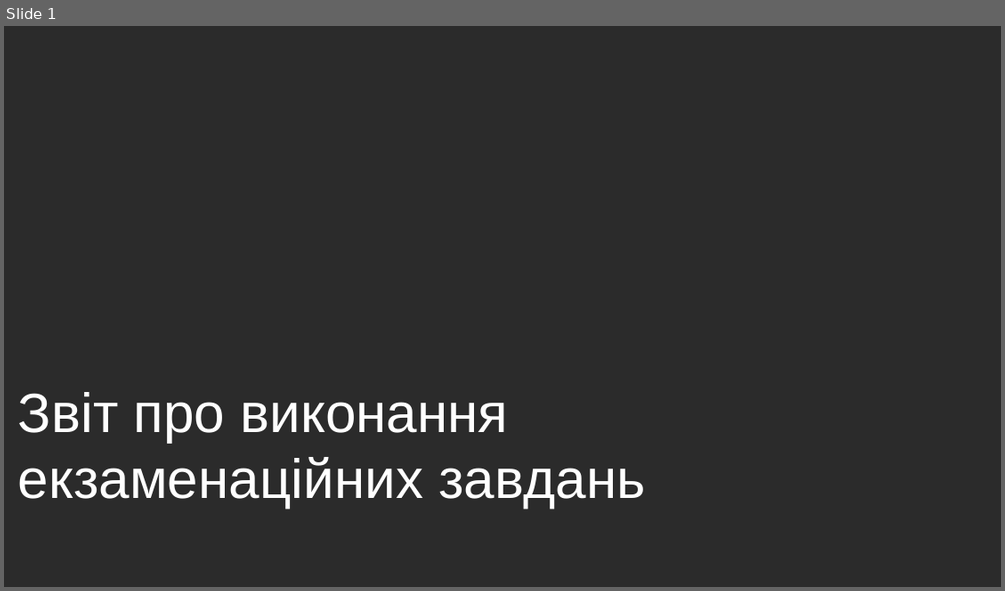
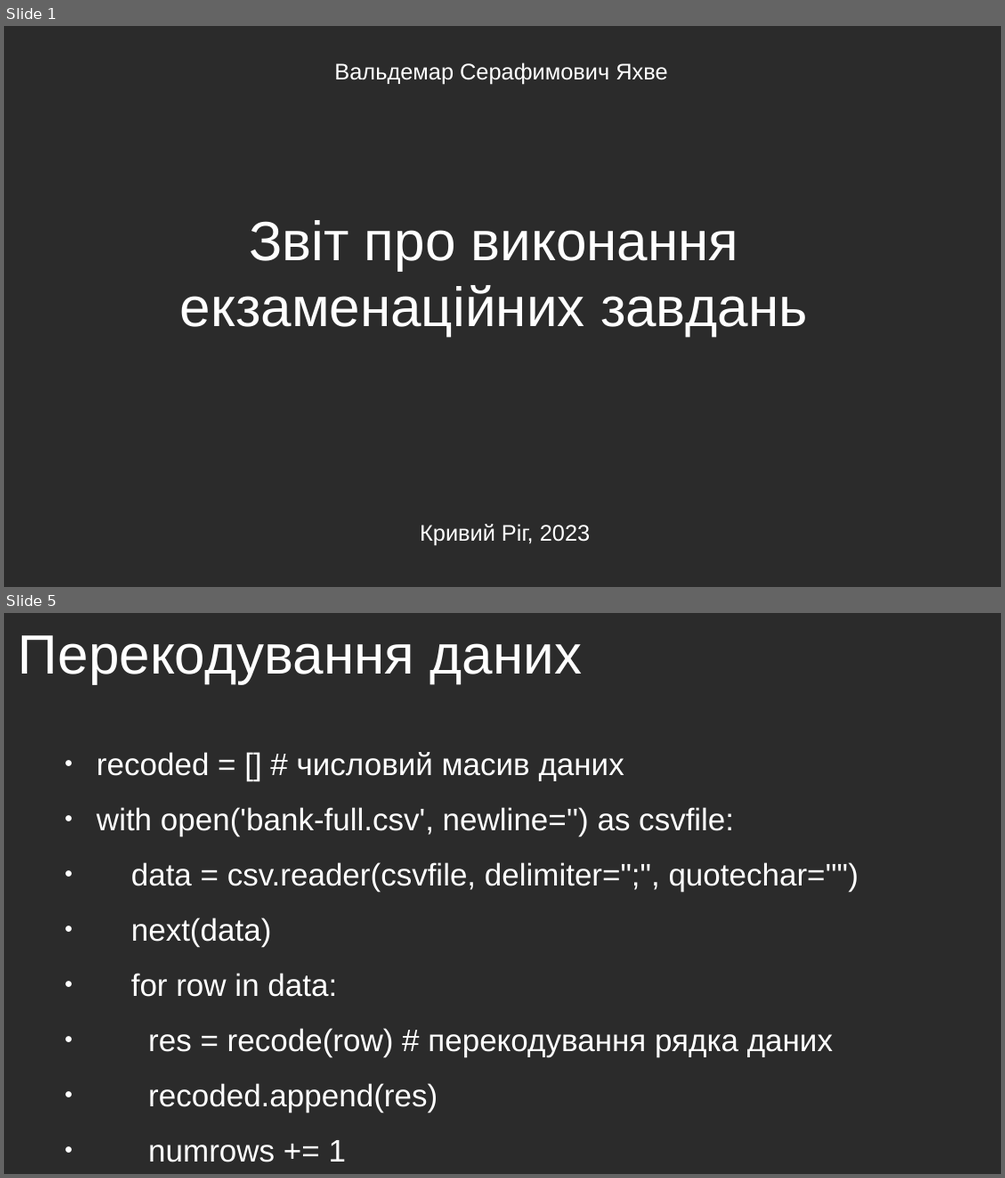
Before and after one commit to semerikov2024/i20, a slide deck: Bank Marketing/presentation.odp. Shown one above the other, each under a label of ours: slide 1 before the commit, slides 1 and 5 after it; the slides between them are not shown. The pictures are 1005x591 and 1005x1178 pixels, drawn with LibreOffice and Linux fonts; fonts in the diff are those of the drawing; background and template pictures are left out; a plain dark background stands for a picture behind light text. Boxes give left, top, right and bottom in pixels: in the first picture for what was removed or moved away, otherwise in the second. Text is boxed around its words. In the diff, an @@ line names an element or a change of style, - is before the commit and + after.

```diff
--- a/Bank Marketing/presentation.odp
+++ b/Bank Marketing/presentation.odp
@@ slide 5 added at <box>4,613,1001,1174</box>, background picture (left out) @@
@@ title added at <box>18,635,582,684</box>, 44 pt, text #FFFFFF @@
+Перекодування даних
@@ text added at <box>97,752,858,1162</box>, 24.8 pt, text #FFFFFF @@
+● recoded = [] # числовий масив даних
+● with open('bank-full.csv', newline='') as csvfile:
+● data = csv.reader(csvfile, delimiter=";", quotechar='"')
+● next(data)
+● for row in data:
+● res = recode(row) # перекодування рядка даних
+● recoded.append(res)
+● numrows += 1
@@ slide 1 changed as well @@
@@ text added at <box>334,62,667,85</box>, 18 pt, text #FFFFFF @@
+Вальдемар Серафимович Яхве
@@ title "Звіт про виконання екзаменаційних завдань": place and size @@
-title "Звіт про виконання екзаменаційних завдань" at <box>18,392,646,507</box>
+title "Звіт про виконання екзаменаційних завдань" at <box>180,220,808,337</box>
@@ title "Звіт про виконання екзаменаційних завдань" at <box>180,220,808,337</box>: alignment left to centre @@
@@ text added at <box>420,524,590,546</box>, 18 pt, text #FFFFFF @@
+Кривий Ріг, 2023
```
Also in this commit, not shown: 7 other slides added, 1 slide removed, 6 other files.
